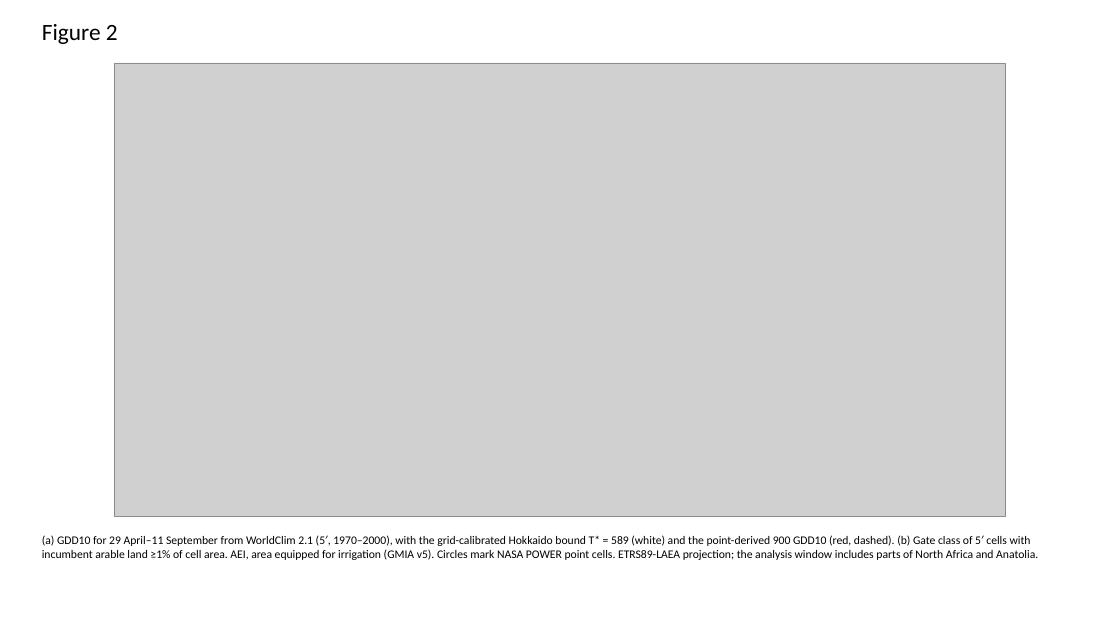
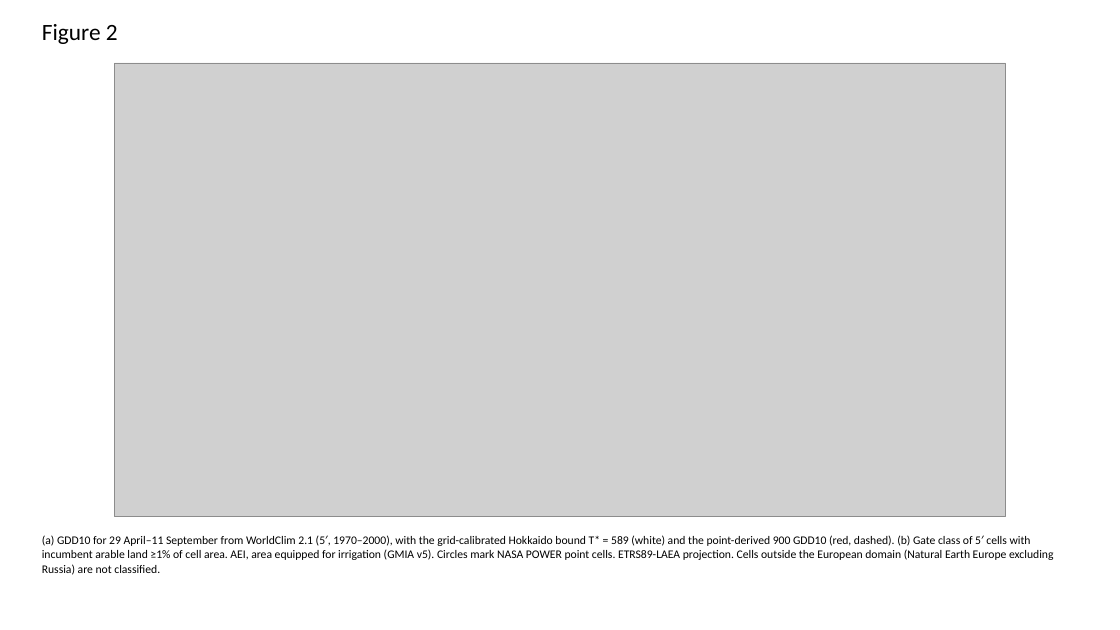
Before and after one commit to bougtoir/more-rice, a slide deck: slide 2 of outputs/modern_rice/applied_geography/submission/APPLIED_GEOGRAPHY_FIGURES_EDITABLE.pptx. Drawn at 1120x630 pixels with LibreOffice and Linux fonts; fonts in the diff are those of the drawing; grey boxes stand for pictures. Boxes give left, top, right and bottom in pixels: in the first picture for what was removed or moved away, otherwise in the second. Text is boxed around its words. In the diff, an @@ line names an element or a change of style, - is before the commit and + after.

```diff
--- a/outputs/modern_rice/applied_geography/submission/APPLIED_GEOGRAPHY_FIGURES_EDITABLE.pptx
+++ b/outputs/modern_rice/applied_geography/submission/APPLIED_GEOGRAPHY_FIGURES_EDITABLE.pptx
@@ text at (42,535,1053,575): text changed @@
-(a) GDD10 for 29 April–11 September from WorldClim 2.1 (5′, 1970–2000), with the grid-calibrated Hokkaido bound T* = 589 (white) and the point-derived 900 GDD10 (red, dashed). (b) Gate class of 5′ cells with incumbent arable land ≥1% of cell area. AEI, area equipped for irrigation (GMIA v5). Circles mark NASA POWER point cells. ETRS89-LAEA projection; the analysis window includes parts of North Africa and Anatolia.
+(a) GDD10 for 29 April–11 September from WorldClim 2.1 (5′, 1970–2000), with the grid-calibrated Hokkaido bound T* = 589 (white) and the point-derived 900 GDD10 (red, dashed). (b) Gate class of 5′ cells with incumbent arable land ≥1% of cell area. AEI, area equipped for irrigation (GMIA v5). Circles mark NASA POWER point cells. ETRS89-LAEA projection. Cells outside the European domain (Natural Earth Europe excluding Russia) are not classified.
```
Also in this commit, not shown: 1 other slide changed, 50 other files.
